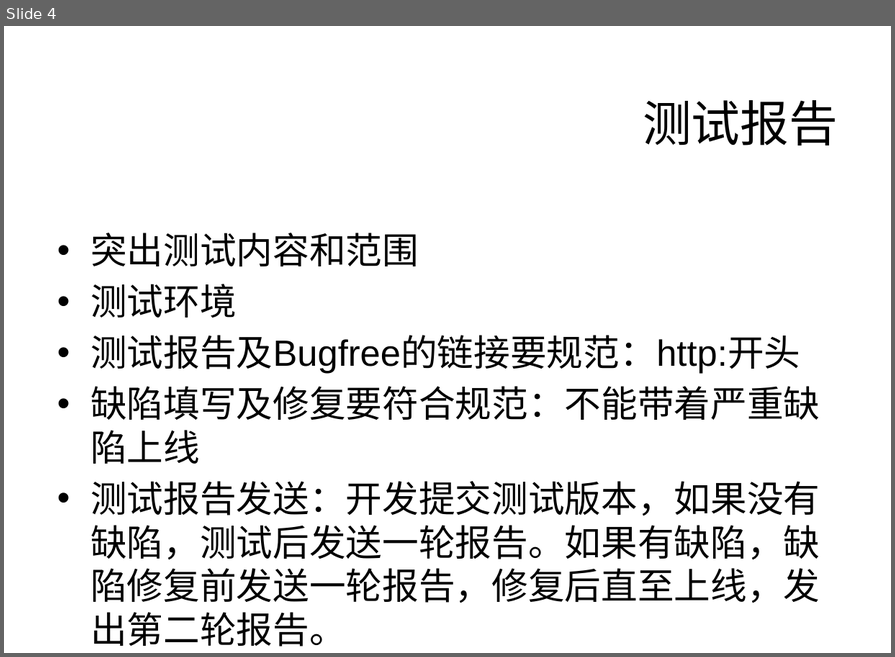
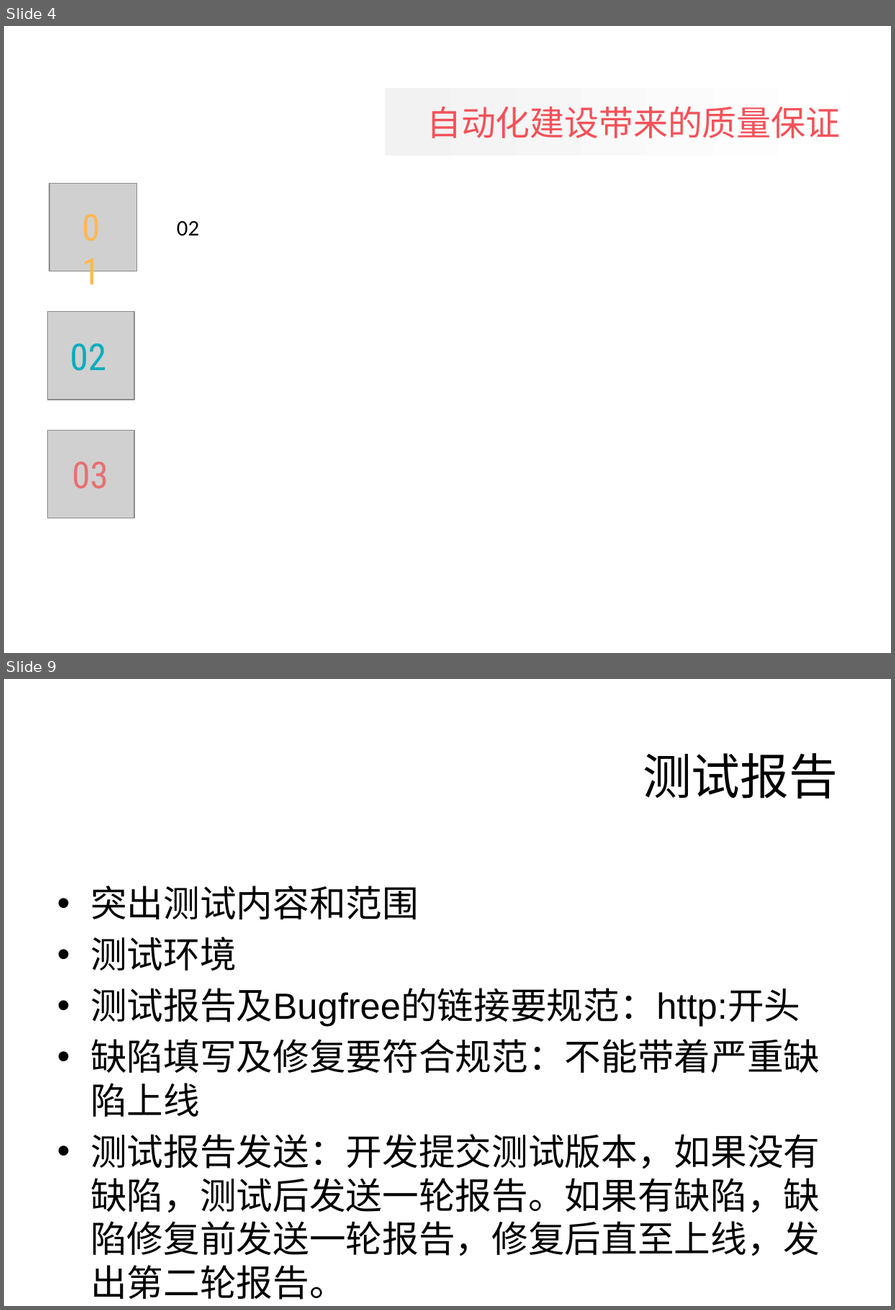
Before and after one commit to Mayi110/SSEWebAuto, a slide deck: 互联网技术部测试组文档.pptx. Shown one above the other, each under a label of ours: slide 4 before the commit, slides 4 and 9 after it; the slides between them are not shown. The pictures are 895x657 and 895x1310 pixels, drawn with LibreOffice and Linux fonts; fonts in the diff are those of the drawing; grey boxes stand for pictures; background and template pictures are left out. Boxes give left, top, right and bottom in pixels: in the first picture for what was removed or moved away, otherwise in the second. Text is boxed around its words. In the diff, an @@ line names an element or a change of style, - is before the commit and + after.

```diff
--- a/互联网技术部测试组文档.pptx
+++ b/互联网技术部测试组文档.pptx
@@ slide 4 added at <box>4,26,891,653</box>, background picture (left out) @@
@@ title added at <box>385,88,849,156</box>, fill gradient #F2F2F2 to #FFFFFF, 28 pt, text #F45159 @@
+自动化建设带来的质量保证
@@ picture added at <box>49,184,136,272</box> @@
@@ text added at <box>65,199,118,253</box>, 30 pt, text #FFB850 @@
+01
@@ text added at <box>177,221,199,236</box>, 18 pt, text #000000 @@
+02
@@ picture added at <box>47,312,134,400</box> @@
@@ text added at <box>70,344,107,371</box>, 30 pt, text #01ACBE @@
+02
@@ picture added at <box>47,431,134,518</box> @@
@@ text added at <box>72,462,108,489</box>, 30 pt, text #E87071 @@
+03
@@ what was slide 4 is now slide 9 @@
```
Also in this commit, not shown: 1 slide changed, 6 other slides added, 2 slides removed, 18 other files.
